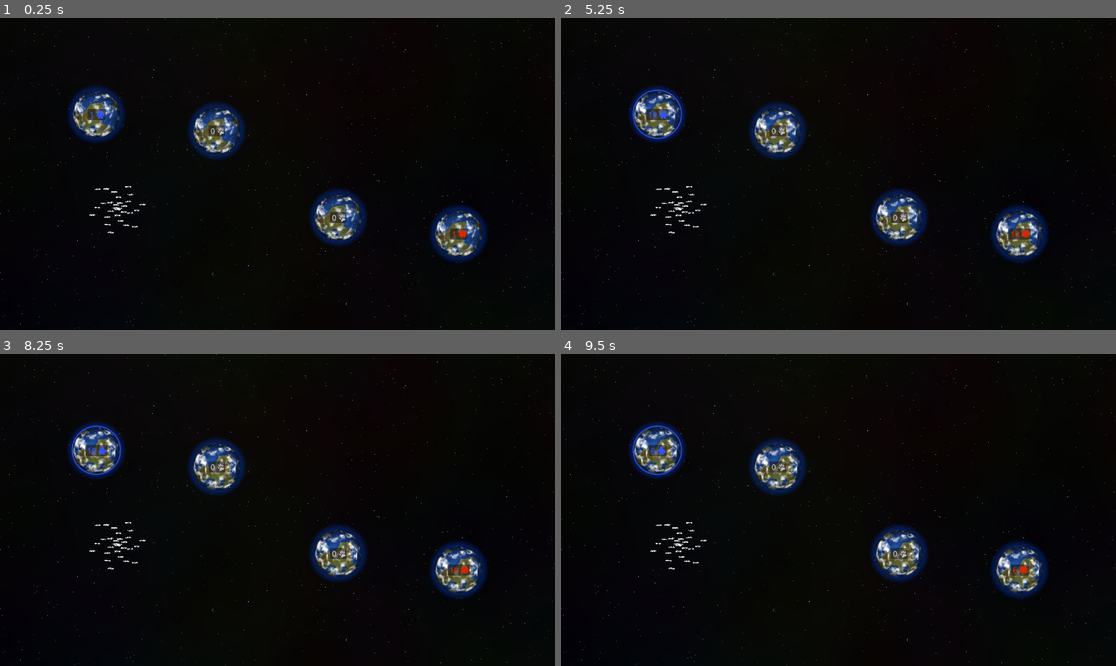
Above: before the commit, frames 1-4 (two rows, left to right).
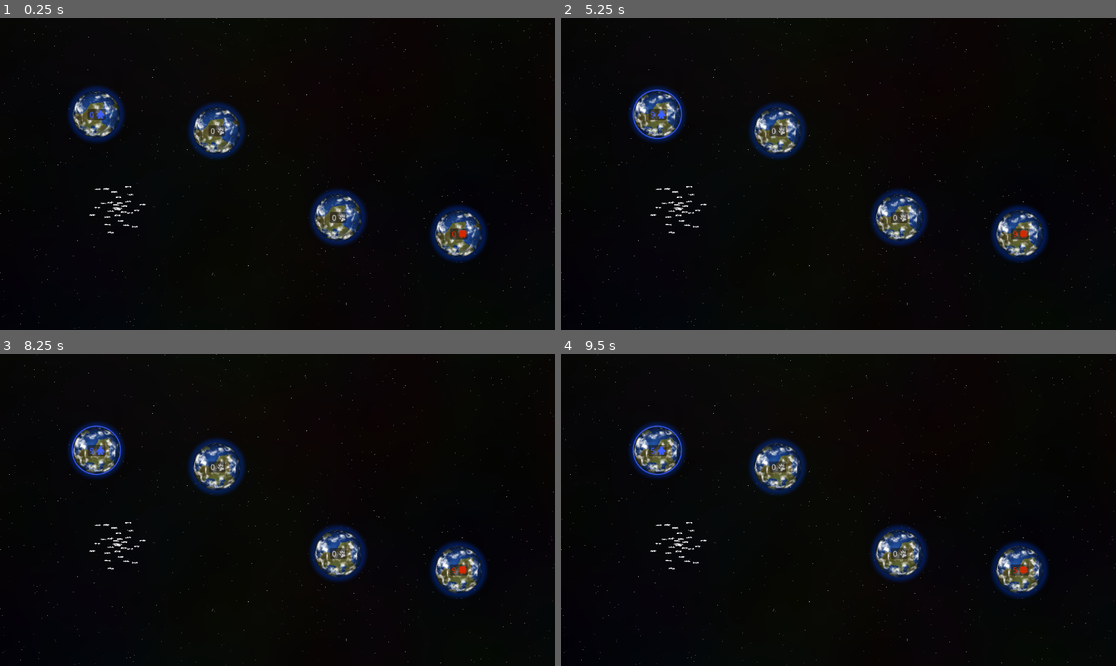
Above: after the commit, the same moments.

Repository: bruce965/space-capture
Game: Godot game, scene res://main.tscn
Same seed, same stepped clock (60 frames per second), same inputs: the game is played once before the commit and once after it.
Inputs (mouse positions are in pixels of both pictures, inside the frame that each line leads up to):
- Up to frame 1 (0.25 s): no input
- Up to frame 2 (5.25 s): tap Enter at 0.5, 3.5 s; drag from (655, 114) to (1021, 233) at 0.52 s; drag from (1021, 233) to (655, 114) at 1.27 s; tap Space at 2, 4.25 s; move the mouse to (777, 130) at 2.02 s; click (777, 130) at 2.17 s; drag from (899, 217) to (1021, 233) at 2.77 s; move the mouse to (1005, 220) at 3.52 s; click (1005, 220) at 3.67 s; drag from (672, 127) to (755, 96) at 4.27 s; move the mouse to (866, 174) at 5.02 s; click (866, 174) at 5.17 s
- Up to frame 3 (8.25 s): drag from (194, 432) to (460, 569) at 5.77 s; move the mouse to (399, 494) at 6.52 s; click (399, 494) at 6.67 s; drag from (166, 525) to (249, 572) at 7.27 s; tap Enter at 8 s; move the mouse to (333, 441) at 8.02 s; click (333, 441) at 8.17 s
- Up to frame 4 (9.5 s): drag from (810, 572) to (1021, 569) at 8.77 s

The runs differ from the first frame. In frame 1, less than 0.1% of the frame differs, in the area x 16-83%, y 30-71%; in frame 2, 0.1%; in frame 3, 0.1%, in the area x 15-85%, y 29-72%; in frame 4, less than 0.1%.

Commit message:
Refactoring

Diff:
--- a/main.tscn
+++ b/main.tscn
@@ -1,66 +1,73 @@
-[gd_scene load_steps=12 format=3 uid="uid://cdaf4bh0jaa45"]
+[gd_scene load_steps=21 format=3 uid="uid://cdaf4bh0jaa45"]
 
-[ext_resource type="PackedScene" uid="uid://dq00mi6jwsa1f" path="res://scenes/planet/planet.tscn" id="1_0p552"]
-[ext_resource type="Script" path="res://scripts/game_logic.gd" id="1_kb05v"]
-[ext_resource type="Script" path="res://scenes/player/player.gd" id="2_plgh6"]
+[ext_resource type="Script" path="res://scripts/game_logic.gd" id="1_uj8ti"]
+[ext_resource type="Resource" uid="uid://cp0dudi0f5r62" path="res://scenes/templates/templates.tres" id="2_1lypt"]
+[ext_resource type="Script" path="res://scripts/player.gd" id="2_plgh6"]
 [ext_resource type="Texture2D" uid="uid://bydmcc5d53ldx" path="res://icons/paw_print.svg" id="3_mxakn"]
 [ext_resource type="Texture2D" uid="uid://1xh0qil16bkh" path="res://icons/character.svg" id="3_qxmev"]
-[ext_resource type="Script" path="res://scenes/player/local_player.gd" id="4_7rlmh"]
+[ext_resource type="Script" path="res://scripts/player_local.gd" id="4_7rlmh"]
 [ext_resource type="Texture2D" uid="uid://dx1wjviioa8u5" path="res://icons/chip.svg" id="4_pgo63"]
-[ext_resource type="Script" path="res://ui.gd" id="7_khbdl"]
-[ext_resource type="PackedScene" uid="uid://dtlatmtuggp6x" path="res://scenes/nebula/nebula.tscn" id="7_sv4lv"]
+[ext_resource type="Script" path="res://scripts/ui/planets_ui.gd" id="7_khbdl"]
+[ext_resource type="PackedScene" uid="uid://dtlatmtuggp6x" path="res://scenes/background_nebula/background_nebula.tscn" id="7_sv4lv"]
+[ext_resource type="Script" path="res://scripts/player_ai.gd" id="7_v73fw"]
+[ext_resource type="Script" path="res://scripts/planet.gd" id="8_ve3b1"]
 [ext_resource type="PackedScene" uid="uid://cpffyaoh8x5bp" path="res://scenes/ships_fleet/ships_fleet.tscn" id="9_be18b"]
 [ext_resource type="PackedScene" uid="uid://ckfk1xgxfk1c3" path="res://scenes/trail/trail.tscn" id="10_b5ql7"]
 
-[node name="Main" type="Node"]
-
-[node name="Logic" type="Node" parent="." node_paths=PackedStringArray("neutral_player", "players", "planets")]
-script = ExtResource("1_kb05v")
-neutral_player = NodePath("Players/0_Nature")
-players = [NodePath("Players/1_LocalPlayer"), NodePath("Players/2_AI")]
-planets = [NodePath("../Game/Planets/Planet1"), NodePath("../Game/Planets/Planet2"), NodePath("../Game/Planets/Planet3"), NodePath("../Game/Planets/Planet4")]
-
-[node name="Players" type="Node" parent="Logic"]
-
-[node name="0_Nature" type="Node" parent="Logic/Players"]
+[sub_resource type="Resource" id="Resource_mxp7y"]
 script = ExtResource("2_plgh6")
 color = Color(0.745, 0.745, 0.745, 1)
 icon = ExtResource("3_mxakn")
 
-[node name="1_LocalPlayer" type="Node" parent="Logic/Players" node_paths=PackedStringArray("ui")]
+[sub_resource type="Resource" id="Resource_1dtpf"]
 script = ExtResource("4_7rlmh")
-ui = NodePath("../../../UI")
-color = Color(0.184314, 0.329412, 1, 1)
+color = Color(0.236993, 0.373968, 1, 1)
 icon = ExtResource("3_qxmev")
 
-[node name="2_AI" type="Node" parent="Logic/Players"]
-script = ExtResource("2_plgh6")
+[sub_resource type="Resource" id="Resource_7wtc7"]
+script = ExtResource("7_v73fw")
 color = Color(0.835294, 0.160784, 0, 1)
 icon = ExtResource("4_pgo63")
 
-[node name="Nebula" parent="." instance=ExtResource("7_sv4lv")]
+[sub_resource type="Resource" id="Resource_50eg2"]
+script = ExtResource("8_ve3b1")
+location = Vector2(200, 200)
+type = 0
 
-[node name="Game" type="Node2D" parent="."]
+[sub_resource type="Resource" id="Resource_2525o"]
+script = ExtResource("8_ve3b1")
+location = Vector2(952, 448)
+type = 0
 
-[node name="Planets" type="Node2D" parent="Game"]
+[sub_resource type="Resource" id="Resource_irtww"]
+script = ExtResource("8_ve3b1")
+location = Vector2(450, 234)
+type = 0
 
-[node name="Planet1" parent="Game/Planets" instance=ExtResource("1_0p552")]
-position = Vector2(200, 200)
+[sub_resource type="Resource" id="Resource_wdycy"]
+script = ExtResource("8_ve3b1")
+location = Vector2(702, 414)
+type = 0
 
-[node name="Planet2" parent="Game/Planets" instance=ExtResource("1_0p552")]
-position = Vector2(952, 448)
+[node name="Main" type="Node"]
 
-[node name="Planet3" parent="Game/Planets" instance=ExtResource("1_0p552")]
-position = Vector2(450, 234)
+[node name="GameLogic" type="Node" parent="." node_paths=PackedStringArray("planets_container", "planets_ui")]
+script = ExtResource("1_uj8ti")
+templates = ExtResource("2_1lypt")
+planets_container = NodePath("../Planets")
+planets_ui = NodePath("../PlanetsUI")
+players = Array[ExtResource("2_plgh6")]([SubResource("Resource_mxp7y"), SubResource("Resource_1dtpf"), SubResource("Resource_7wtc7")])
+planets = Array[ExtResource("8_ve3b1")]([SubResource("Resource_50eg2"), SubResource("Resource_2525o"), SubResource("Resource_irtww"), SubResource("Resource_wdycy")])
 
-[node name="Planet4" parent="Game/Planets" instance=ExtResource("1_0p552")]
-position = Vector2(702, 414)
+[node name="BackgroundNebula" parent="." instance=ExtResource("7_sv4lv")]
+
+[node name="Planets" type="Node2D" parent="."]
 
 [node name="ShipsFleet" parent="." instance=ExtResource("9_be18b")]
 position = Vector2(246, 394)
 count = 29
 
-[node name="UI" type="Control" parent="." node_paths=PackedStringArray("trail")]
+[node name="PlanetsUI" type="Control" parent="." node_paths=PackedStringArray("trail")]
 layout_mode = 3
 anchors_preset = 15
 anchor_right = 1.0
@@ -71,5 +78,5 @@
 script = ExtResource("7_khbdl")
 trail = NodePath("Trail")
 
-[node name="Trail" parent="UI" instance=ExtResource("10_b5ql7")]
+[node name="Trail" parent="PlanetsUI" instance=ExtResource("10_b5ql7")]
 visible = false
--- a/scenes/nebula/nebula.tscn
+++ b/scenes/background_nebula/background_nebula.tscn
@@ -1,6 +1,6 @@
 [gd_scene load_steps=5 format=3 uid="uid://dtlatmtuggp6x"]
 
-[ext_resource type="Shader" path="res://scenes/nebula/nebula.gdshader" id="1_nqp0c"]
+[ext_resource type="Shader" path="res://scenes/background_nebula/background_nebula.gdshader" id="1_nqp0c"]
 
 [sub_resource type="FastNoiseLite" id="FastNoiseLite_8c2xm"]
 
@@ -14,7 +14,7 @@
 shader = ExtResource("1_nqp0c")
 shader_parameter/noise = SubResource("NoiseTexture2D_cukca")
 
-[node name="Nebula" type="ColorRect"]
+[node name="BackgroundNebula" type="ColorRect"]
 material = SubResource("ShaderMaterial_y72ex")
 anchors_preset = 15
 anchor_right = 1.0
--- a/scenes/planet/planet.gd
+++ b/scenes/control_planet/control_planet.gd
@@ -1,5 +1,5 @@
 extends Node2D
-class_name Planet
+class_name ControlPlanet
 
 ## The player currenly controlling this planet.
 var player: Player :
@@ -32,7 +32,7 @@
 	set(value):
 		%Selection.visible = value
 
-func _on_input_listener_input_event(viewport: Node, event: InputEvent, shape_idx: int) -> void:
+func _on_input_listener_input_event(_viewport: Node, event: InputEvent, _shape_idx: int) -> void:
 	# TODO: handle touch appropriately (InputEventScreenTouch).
 	if event is InputEventMouseButton and event.button_index == MOUSE_BUTTON_LEFT and event.is_pressed():
 		selected.emit(self)
--- a/scenes/planet/planet.tscn
+++ b/scenes/control_planet/control_planet.tscn
@@ -1,8 +1,8 @@
 [gd_scene load_steps=7 format=3 uid="uid://dq00mi6jwsa1f"]
 
 [ext_resource type="PackedScene" uid="uid://dnerbdusnaofr" path="res://scenes/procedural_planet/procedural_planet.tscn" id="1_8mf3x"]
-[ext_resource type="Script" path="res://scenes/planet/planet.gd" id="1_e208c"]
-[ext_resource type="Shader" path="res://scenes/planet/planet_selection.gdshader" id="2_bl05u"]
+[ext_resource type="Script" path="res://scenes/control_planet/control_planet.gd" id="1_e208c"]
+[ext_resource type="Shader" path="res://scenes/control_planet/planet_selection.gdshader" id="2_bl05u"]
 [ext_resource type="Texture2D" uid="uid://1xh0qil16bkh" path="res://icons/character.svg" id="2_kglxp"]
 
 [sub_resource type="CircleShape2D" id="CircleShape2D_tsywx"]
--- a/scenes/player/local_player.gd
+++ /dev/null
@@ -1,10 +0,0 @@
-extends Player
-class_name LocalPlayer
-
-@export var ui: GameUI
-
-func _on_game_start(game: GameLogic) -> void:
-	ui._on_game_started(game)
-
-func _on_game_tick(game: GameLogic, tick: int) -> void:
-	pass
--- a/scenes/player/player.gd
+++ /dev/null
@@ -1,14 +0,0 @@
-extends Node
-class_name Player
-
-@export var color: Color = Color.MAGENTA
-
-@export var icon: Texture2D
-
-var pending_operations: Array[GameOperation] = []
-
-func _on_game_start(game: GameLogic) -> void:
-	pass
-
-func _on_game_tick(game: GameLogic, tick: int) -> void:
-	pass
--- a/scenes/ships_fleet/ships_fleet.gd
+++ b/scenes/ships_fleet/ships_fleet.gd
@@ -1,22 +1,37 @@
 extends Node2D
+class_name ShipFleet
+
+@export var departed_at: int
+
+@export var arrives_at: int
+
+@export var from: Vector2
+
+@export var to: Vector2
+
+@export var count: int :
+	set(value):
+		count = value
+		_update_instances_count()
+
+#region Graphics
 
 var instances: Array[Node2D] = []
 
 @export var ship_template: PackedScene
 
-@export var count: int :
-	set(value):
-		count = value
+func _update_instances_count() -> void :
+	var diff = count - instances.size()
 
-		var diff = count - instances.size()
+	for i in range(diff):
+		var j = float(1 + instances.size())
+		var ship := ship_template.instantiate()
+		add_child(ship)
+		ship.position = Vector2.from_angle(j) * j * 2.
+		instances.push_back(ship)
 
-		for i in range(diff):
-			var j = float(1 + instances.size())
-			var ship := ship_template.instantiate()
-			add_child(ship)
-			ship.position = Vector2.from_angle(j) * j * 2.
-			instances.push_back(ship)
+	for i in range(-diff):
+		var ship: Node2D = instances.pop_back()
+		remove_child(ship)
 
-		for i in range(-diff):
-			var ship: Node2D = instances.pop_back()
-			remove_child(ship)
+#endregion
--- /dev/null
+++ b/scenes/templates/template_scenes.gd
@@ -0,0 +1,4 @@
+class_name TemplateScenes
+extends Resource
+
+@export var control_planet: PackedScene
--- /dev/null
+++ b/scenes/templates/templates.tres
@@ -0,0 +1,8 @@
+[gd_resource type="Resource" script_class="TemplateScenes" load_steps=3 format=3 uid="uid://cp0dudi0f5r62"]
+
+[ext_resource type="PackedScene" uid="uid://dq00mi6jwsa1f" path="res://scenes/control_planet/control_planet.tscn" id="1_3rbtf"]
+[ext_resource type="Script" path="res://scenes/templates/template_scenes.gd" id="1_yvn3m"]
+
+[resource]
+script = ExtResource("1_yvn3m")
+control_planet = ExtResource("1_3rbtf")
--- a/scripts/game_logic.gd
+++ b/scripts/game_logic.gd
@@ -1,69 +1,77 @@
+class_name GameLogic
 extends Node
-class_name GameLogic
 
-const LOGIC_TICKS_PER_SECOND: float = 20.
-const LOGIC_SECONDS_PER_TICK = 1. / LOGIC_TICKS_PER_SECOND
+const LOGIC_TICKS_PER_SECOND := 20.
+const LOGIC_SECONDS_PER_TICK := 1. / LOGIC_TICKS_PER_SECOND
 
-## Neutral player owning all non-conquered planets.
-@export var neutral_player: Player
+## Templates for spawnable stuff.
+@export var templates: TemplateScenes
+
+## Container for planets.
+@export var planets_container: Node2D
+
+## Interface to interact with planets.
+@export var planets_ui: PlanetsUI
 
 ## Game players.
-@export var players: Array[Player] = []
+@export var players: Array[Player]
 
 ## Game planets.
-@export var planets: Array[Planet] = []
+@export var planets: Array[Planet]
 
-var ticks_count: int
-var extra_time: float
+var _game: GameState
+var _planet_controls: Array[ControlPlanet]
 
-signal game_start(game: GameLogic)
-signal game_tick(game: GameLogic, tick: int)
+var _extra_time: float
 
 func _ready() -> void:
-	_game_init()
-	game_start.emit(self)
+	# New game.
+	_game = GameState.new()
+
+	# Add players.
+	for i in range(players.size()):
+		_game.add_player()
+
+	# Add planets.
+	for i in range(planets.size()):
+		# Data.
+		var data := GameState.PlanetData.new()
+		data.position = Vector2i(planets[i].location)
+		data.grow_every_ticks = 10
+		data.player_id = (i + 1) if (i < players.size() - 1) else 0
+		data.population = 0
+		_game.add_planet(data)
+
+		# UI control.
+		var control: ControlPlanet = templates.control_planet.instantiate()
+		control.position = planets[i].location
+		control.player = players[data.player_id]
+		control.population = data.population
+		_planet_controls.push_back(control)
+		planets_container.add_child(control)
+		planets_ui.register_planet(control)
+
+	# Register UI signals.
+	_game.planet_player_changed.connect(_set_planet_player)
+	_game.planet_population_changed.connect(_set_planet_population)
+	planets_ui.fleet_dispatched.connect(_dispatch_fleet)
 
 func _process(delta: float) -> void:
-	extra_time += delta
+	_extra_time += delta
 
-	while extra_time > LOGIC_SECONDS_PER_TICK:
-		extra_time -= LOGIC_SECONDS_PER_TICK
-		_game_tick(ticks_count)
-		ticks_count += 1
+	while _extra_time > LOGIC_SECONDS_PER_TICK:
+		_extra_time -= LOGIC_SECONDS_PER_TICK
+		_game.tick()
 
-func _game_init() -> void:
-	ticks_count = 0
-	extra_time = 0.
+func _set_planet_player(planet_id: int, player_id: int) -> void:
+	_planet_controls[planet_id].player = players[player_id]
 
-	for player in players:
-		game_start.connect(player._on_game_start)
-		game_tick.connect(player._on_game_tick)
+func _set_planet_population(planet_id: int, population: int) -> void:
+	_planet_controls[planet_id].population = population
 
-	for i in range(planets.size()):
-		var planet := planets[i]
-		planet.player = players[i] if i < players.size() else neutral_player
-		planet.is_selected = false
-
-func _game_tick(tick: int) -> void:
-	for planet in planets:
-		if planet.player != neutral_player and tick % 10 == 0:
-			planet.population += 1
-
-	for player in players:
-		for op in player.pending_operations:
-			if op is GameOperationSendFleet:
-				var count = min(op.max_count, op.from.population)
-				op.from.population -= count
-				if op.from.player == op.to.player:
-					op.to.population += count
-				else:
-					op.to.population -= count
-					if op.to.population <= 0:
-						op.to.player = op.from.player
-						op.to.population = abs(op.from.population)
-			else:
-				assert(false, "Unknown GameOperation: %s" % [op])
-
-		player.pending_operations.clear()
-
-	game_tick.emit(self, tick)
+func _dispatch_fleet(from: ControlPlanet, to: ControlPlanet) -> void:
+	var player_id := players.find(from.player)
+	var from_planet_id := _planet_controls.find(from)
+	var to_planet_id := _planet_controls.find(to)
+	var max_count: int = ceil(from.population / 2.)
+	_game.dispatch_fleet(player_id, from_planet_id, to_planet_id, max_count)
--- a/scripts/game_operation.gd
+++ /dev/null
@@ -1,2 +0,0 @@
-extends RefCounted
-class_name GameOperation
--- a/scripts/game_operation_send_fleet.gd
+++ /dev/null
@@ -1,8 +0,0 @@
-extends GameOperation
-class_name GameOperationSendFleet
-
-var from: Planet
-
-var to: Planet
-
-var max_count: int
--- /dev/null
+++ b/scripts/game_state.gd
@@ -0,0 +1,102 @@
+class_name GameState
+extends Resource
+
+class PlayerData:
+	var commands: Array[Command] = []
+
+class PlanetData:
+	var position: Vector2i
+	var grow_every_ticks: int
+	var player_id: int ## 0 = none
+	var population: int
+
+class FleetData:
+	var count: int
+
+enum CommandType {
+	DISPATCH_FLEET,
+}
+
+class Command:
+	var type: CommandType
+	var wait_tick: int
+
+class DispatchFleedCommand extends Command:
+	var from_planet_id: int
+	var to_planet_id: int
+	var max_count: int
+	func _init():
+		type = CommandType.DISPATCH_FLEET
+
+signal game_ticked(tick: int)
+signal planet_population_changed(planet_id: int, population: int)
+signal planet_player_changed(planet_id: int, player_id: int)
+
+var _players: Array[PlayerData] = []
+var _planets: Array[PlanetData] = []
+var _fleets: Array[FleetData] = []
+
+var current_tick: int
+
+## Add a player to the game.
+## The first player is expected to be the game master / neutral player,
+## who does not play and for whom the population never increases.
+func add_player(data := PlayerData.new()) -> int:
+	_players.push_back(data)
+	return _players.size() - 1
+
+## Add a planet to the game.
+func add_planet(data := PlanetData.new()) -> int:
+	_planets.push_back(data)
+	return _planets.size() - 1
+
+## Advance game status by one tick.
+func tick() -> void:
+	current_tick += 1
+
+	for planet_id in range(_planets.size()):
+		var planet := _planets[planet_id]
+		if planet.player_id != 0 and current_tick % planet.grow_every_ticks == 0:
+			planet.population += 1
+			planet_population_changed.emit(planet_id, planet.population)
+
+	for player_id in range(_players.size()):
+		var player := _players[player_id]
+		if player.commands.size() > 0 && current_tick >= player.commands[0].wait_tick:
+			var command: Command = player.commands.pop_back()
+			match command.type:
+				CommandType.DISPATCH_FLEET:
+					_handle_dispatch_fleet(player_id, command)
+				_:
+					assert(false, "Unknown command: %s" % [command])
+
+	game_ticked.emit(current_tick)
+
+## Dispatch a fleet.
+func dispatch_fleet(player_id: int, from_planet_id: int, to_planet_id: int, max_count: int) -> void:
+	var dispatch := DispatchFleedCommand.new()
+	dispatch.from_planet_id = from_planet_id
+	dispatch.to_planet_id = to_planet_id
+	dispatch.max_count = max_count
+	_issue_command(player_id, dispatch)
+
+func _issue_command(player_id: int, command: Command) -> void:
+	var commands := _players[player_id].commands
+	var index := commands.map(func (x): return x.wait_tick).bsearch(command.wait_tick, false)
+	commands.insert(index, command)
+
+func _handle_dispatch_fleet(player_id: int, dispatch: DispatchFleedCommand) -> void:
+	var from = _planets[dispatch.from_planet_id]
+	var to = _planets[dispatch.to_planet_id]
+	var count = min(dispatch.max_count, from.population)
+	from.population -= count
+	if from.player_id == to.player_id:
+		to.population += count
+	else:
+		to.population -= count
+		if to.population <= 0:
+			to.player_id = from.player_id
+			to.population = abs(from.population)
+			planet_player_changed.emit(dispatch.to_planet_id, to.player_id)
+	planet_population_changed.emit(dispatch.from_planet_id, from.population)
+	planet_population_changed.emit(dispatch.to_planet_id, to.population)
--- /dev/null
+++ b/scripts/planet.gd
@@ -0,0 +1,10 @@
+class_name Planet
+extends Resource
+
+enum PlanetType {
+	TERRESTRIAL,
+}
+
+@export var location: Vector2
+
+@export var type: PlanetType
--- /dev/null
+++ b/scripts/player.gd
@@ -0,0 +1,9 @@
+class_name Player
+extends Resource
+
+@export var color: Color = Color.MAGENTA
+
+@export var icon: Texture2D
+
+func process_game_tick(_game: GameLogic) -> void:
+	pass
--- /dev/null
+++ b/scripts/player_ai.gd
@@ -0,0 +1,5 @@
+class_name AIPlayer
+extends Player
+
+func process_game_tick(_game: GameLogic) -> void:
+	pass
--- /dev/null
+++ b/scripts/player_local.gd
@@ -0,0 +1,5 @@
+class_name LocalPlayer
+extends Player
+
+func process_game_tick(_game: GameLogic) -> void:
+	pass
--- /dev/null
+++ b/scripts/ui/planets_ui.gd
@@ -0,0 +1,80 @@
+class_name PlanetsUI
+extends Control
+
+@export var trail: Trail
+
+signal fleet_dispatched(from: ControlPlanet, to: ControlPlanet)
+
+func register_planet(control: ControlPlanet) -> void:
+	control.selected.connect(_on_planet_selected)
+	control.pointer_entered.connect(_on_planet_pointer_entered)
+	control.pointer_exited.connect(_on_planet_pointer_exited)
+
+func _process(delta: float) -> void:
+	_update_trail(delta, false)
+
+func _unhandled_input(event: InputEvent) -> void:
+	if event is InputEventMouse:
+		_handle_mouse_input(event)
+
+#region Mouse input
+
+var _last_cursor_position: Vector2
+
+func _handle_mouse_input(event: InputEventMouse) -> void:
+	if event is InputEventMouseMotion:
+		# The trail follows the cursor.
+		_last_cursor_position = event.global_position
+
+	if event is InputEventMouseButton and event.button_index == MOUSE_BUTTON_LEFT and event.is_released():
+		# The trail disappears when no longer dragging.
+		_dragging_from_planet = false
+
+		# Detect mouse released on a planet and spawn a fleet.
+		if _selected_planet != null and _selected_planet.player is LocalPlayer and _pointed_planet != null:
+			fleet_dispatched.emit(_selected_planet, _pointed_planet)
+
+#endregion
+
+#region Planets
+
+var _selected_planet: ControlPlanet
+var _pointed_planet: ControlPlanet
+var _dragging_from_planet: bool
+
+func _on_planet_selected(planet: ControlPlanet) -> void:
+	if _selected_planet != null:
+		_selected_planet.is_selected = false
+
+	_selected_planet = planet
+	_selected_planet.is_selected = true
+
+	_dragging_from_planet = true
+	_update_trail(0., true)
+
+func _on_planet_pointer_entered(planet: ControlPlanet) -> void:
+	_pointed_planet = planet
+
+func _on_planet_pointer_exited(planet: ControlPlanet) -> void:
+	if _pointed_planet == planet:
+		_pointed_planet = null
+
+#endregion
+
+#region Trail
+
+var _trail_opacity := 0.
+
+func _update_trail(delta: float, snap_position: bool) -> void:
+	var show_trail := _dragging_from_planet and _selected_planet != null and _selected_planet.player is LocalPlayer
+	if show_trail or trail.visible:
+		_trail_opacity = Utils.damp(_trail_opacity, 1. if show_trail else 0., 1e-4, delta)
+		trail.color = Color(_selected_planet.player.color, _trail_opacity)
+		trail.visible = _trail_opacity > .01
+
+		if show_trail:
+			var target_position = _last_cursor_position if _pointed_planet == null else _pointed_planet.global_position
+			trail.start_position = _selected_planet.global_position
+			trail.end_position = target_position if snap_position else Utils.damp(trail.end_position, target_position, 1e-20, delta)
+
+#endregion
--- a/scripts/util.gd
+++ b/scripts/utils.gd
@@ -1,4 +1,4 @@
-class_name Util
+class_name Utils
 
 ## Time-independent damping with exponential-decay.
 ##
--- a/ui.gd
+++ /dev/null
@@ -1,88 +0,0 @@
-extends Control
-class_name GameUI
-
-@export var trail: Trail
-
-var game: GameLogic
-
-
-func _on_game_started(game: GameLogic) -> void:
-	self.game = game
-
-	for planet in game.planets:
-		planet.selected.connect(_on_planet_selected)
-		planet.pointer_entered.connect(_on_planet_pointer_entered)
-		planet.pointer_exited.connect(_on_planet_pointer_exited)
-
-func _process(delta: float) -> void:
-	_update_trail(delta, false)
-
-func _unhandled_input(event: InputEvent) -> void:
-	if event is InputEventMouse:
-		_handle_mouse_input(event)
-
-#region Mouse input
-
-var last_cursor_position: Vector2
-
-func _handle_mouse_input(event: InputEventMouse) -> void:
-	if event is InputEventMouseMotion:
-		# The trail follows the cursor.
-		last_cursor_position = event.global_position
-
-	if event is InputEventMouseButton and event.button_index == MOUSE_BUTTON_LEFT and event.is_released():
-		# The trail disappears when no longer dragging.
-		dragging_from_planet = false
-
-		# Detect mouse released on a planet and spawn a fleet.
-		if selected_planet != null and selected_planet.player is LocalPlayer and pointed_planet != null:
-			var op := GameOperationSendFleet.new()
-			op.from = selected_planet
-			op.to = pointed_planet
-			op.max_count = ceil(selected_planet.population / 2)
-			selected_planet.player.pending_operations.push_front(op)
-
-#endregion
-
-#region Planets
-
-var selected_planet: Planet
-var pointed_planet: Planet
-var dragging_from_planet: bool
-
-func _on_planet_selected(planet: Planet) -> void:
-	if selected_planet != null:
-		selected_planet.is_selected = false
-
-	selected_planet = planet
-	selected_planet.is_selected = true
-
-	dragging_from_planet = true
-	_update_trail(0., true)
-
-func _on_planet_pointer_entered(planet: Planet) -> void:
-	pointed_planet = planet
-
-func _on_planet_pointer_exited(planet: Planet) -> void:
-	if pointed_planet == planet:
-		pointed_planet = null
-
-#endregion
-
-#region Trail
-
-var trail_opacity := 0.
-
-func _update_trail(delta: float, snap_position: bool) -> void:
-	var show_trail := dragging_from_planet and selected_planet != null and selected_planet.player is LocalPlayer
-	if show_trail or trail.visible:
-		trail_opacity = Util.damp(trail_opacity, 1. if show_trail else 0., 1e-4, delta)
-		trail.color = Color(selected_planet.player.color, trail_opacity)
-		trail.visible = trail_opacity > .01
-
-		if show_trail:
-			var target_position = last_cursor_position if pointed_planet == null else pointed_planet.global_position
-			trail.start_position = selected_planet.global_position
-			trail.end_position = target_position if snap_position else Util.damp(trail.end_position, target_position, 1e-20, delta)
-
-#endregion
Renamed: scenes/nebula/nebula.gdshader -> scenes/background_nebula/background_nebula.gdshader
Renamed: scenes/planet/planet_selection.gdshader -> scenes/control_planet/planet_selection.gdshader
